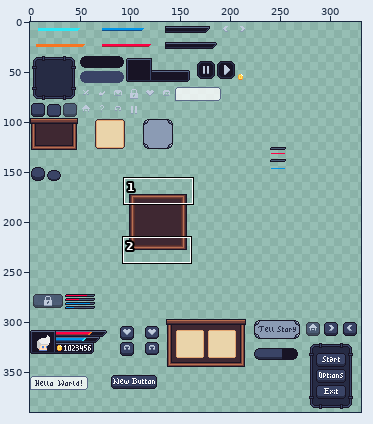
One commit to this sprite sheet: Assets/Sprites/UI/GUI.png. The first picture is a wide view before the edit; the outline marks the close-up.
Close-up. Earlier state:
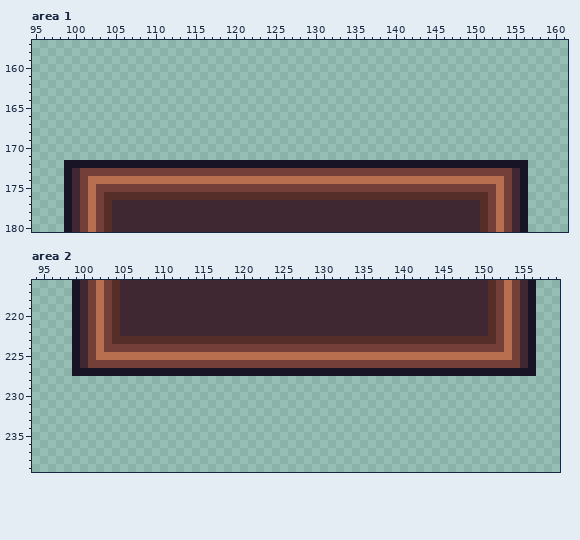
The file is 333x390 pixels. Shown: area 1: x 95..161, y 157..180; area 2: x 94..159, y 216..239. The wide view leaves out empty margins.
Once edited:
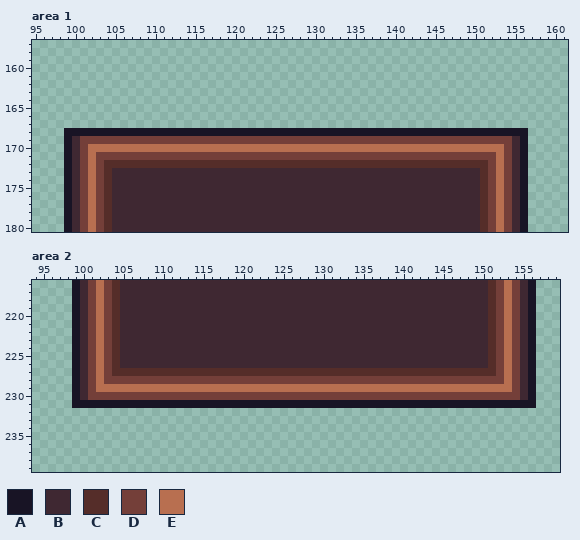
Palette (. is transparent): A #181425  B #3f2832  C #552d29  D #743f39  E #b86f50
The exact change:
Area 1:
y 168: x 99..156 .......................................................... -> AAAAAAAAAAAAAAAAAAAAAAAAAAAAAAAAAAAAAAAAAAAAAAAAAAAAAAAAAA
y 169: x 99..156 .......................................................... -> ABDDDDDDDDDDDDDDDDDDDDDDDDDDDDDDDDDDDDDDDDDDDDDDDDDDDDDDBA
y 170: x 99..156 .......................................................... -> ABDEEEEEEEEEEEEEEEEEEEEEEEEEEEEEEEEEEEEEEEEEEEEEEEEEEEEDBA
y 171: x 99..156 .......................................................... -> ABDEDDDDDDDDDDDDDDDDDDDDDDDDDDDDDDDDDDDDDDDDDDDDDDDDDDEDBA
y 172: x 100..155 AAAAAAAAAAAAAAAAAAAAAAAAAAAAAAAAAAAAAAAAAAAAAAAAAAAAAAAA -> BDEDCCCCCCCCCCCCCCCCCCCCCCCCCCCCCCCCCCCCCCCCCCCCCCCCDEDB
y 173: x 102 D -> E; x 104..151 DDDDDDDDDDDDDDDDDDDDDDDDDDDDDDDDDDDDDDDDDDDDDDDD -> CBBBBBBBBBBBBBBBBBBBBBBBBBBBBBBBBBBBBBBBBBBBBBBC; x 153 D -> E
y 174: x 103..152 EEEEEEEEEEEEEEEEEEEEEEEEEEEEEEEEEEEEEEEEEEEEEEEEEE -> DCBBBBBBBBBBBBBBBBBBBBBBBBBBBBBBBBBBBBBBBBBBBBBBCD
y 175: x 104..151 DDDDDDDDDDDDDDDDDDDDDDDDDDDDDDDDDDDDDDDDDDDDDDDD -> CBBBBBBBBBBBBBBBBBBBBBBBBBBBBBBBBBBBBBBBBBBBBBBC
y 176: x 105..150 CCCCCCCCCCCCCCCCCCCCCCCCCCCCCCCCCCCCCCCCCCCCCC -> BBBBBBBBBBBBBBBBBBBBBBBBBBBBBBBBBBBBBBBBBBBBBB
Area 2:
y 223: x 105..150 CCCCCCCCCCCCCCCCCCCCCCCCCCCCCCCCCCCCCCCCCCCCCC -> BBBBBBBBBBBBBBBBBBBBBBBBBBBBBBBBBBBBBBBBBBBBBB
y 224: x 104..151 DDDDDDDDDDDDDDDDDDDDDDDDDDDDDDDDDDDDDDDDDDDDDDDD -> CBBBBBBBBBBBBBBBBBBBBBBBBBBBBBBBBBBBBBBBBBBBBBBC
y 225: x 103..152 EEEEEEEEEEEEEEEEEEEEEEEEEEEEEEEEEEEEEEEEEEEEEEEEEE -> DCBBBBBBBBBBBBBBBBBBBBBBBBBBBBBBBBBBBBBBBBBBBBBBCD
y 226: x 102 D -> E; x 104..151 DDDDDDDDDDDDDDDDDDDDDDDDDDDDDDDDDDDDDDDDDDDDDDDD -> CBBBBBBBBBBBBBBBBBBBBBBBBBBBBBBBBBBBBBBBBBBBBBBC; x 153 D -> E
y 227: x 100..155 AAAAAAAAAAAAAAAAAAAAAAAAAAAAAAAAAAAAAAAAAAAAAAAAAAAAAAAA -> BDEDCCCCCCCCCCCCCCCCCCCCCCCCCCCCCCCCCCCCCCCCCCCCCCCCDEDB
y 228: x 99..156 .......................................................... -> ABDEDDDDDDDDDDDDDDDDDDDDDDDDDDDDDDDDDDDDDDDDDDDDDDDDDDEDBA
y 229: x 99..156 .......................................................... -> ABDEEEEEEEEEEEEEEEEEEEEEEEEEEEEEEEEEEEEEEEEEEEEEEEEEEEEDBA
y 230: x 99..156 .......................................................... -> ABDDDDDDDDDDDDDDDDDDDDDDDDDDDDDDDDDDDDDDDDDDDDDDDDDDDDDDBA
y 231: x 99..156 .......................................................... -> AAAAAAAAAAAAAAAAAAAAAAAAAAAAAAAAAAAAAAAAAAAAAAAAAAAAAAAAAA
